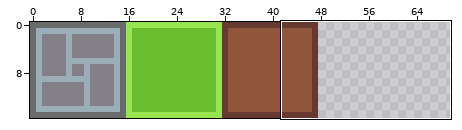
Sprite sheet: res/textures/tileatlas.png. Above: a wide view before the commit, with the close-up outlined.
Close-up. Old version:
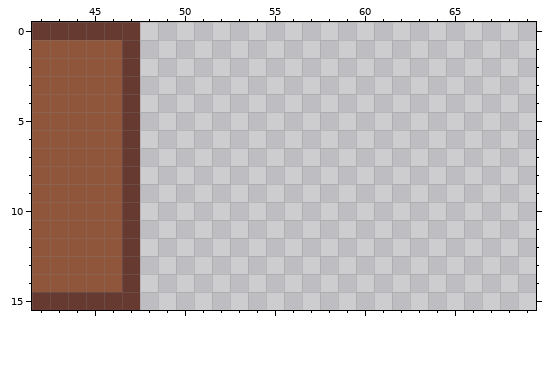
The file is 256x16 pixels. Shown: x 42..69, y 0..15. The wide view leaves out empty margins.
The same view after the edit:
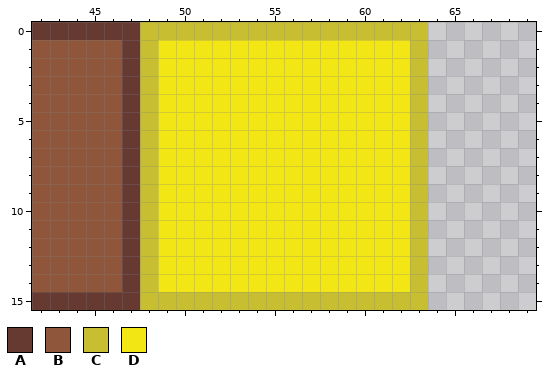
Palette (. is transparent): A #663931  B #8f563b  C #c7bf31  D #f2e615
The exact change:
Colour C is added in row 0 at x 48 to 63; in rows 1 to 14 at x 48 and 63; in row 15 at x 48 to 63.
Colour D is added in rows 1 to 14 at x 49 to 62.
Pixel boxes of the changes (left, top, right, bottom) in both close-ups:
added: (140, 22, 428, 310)
